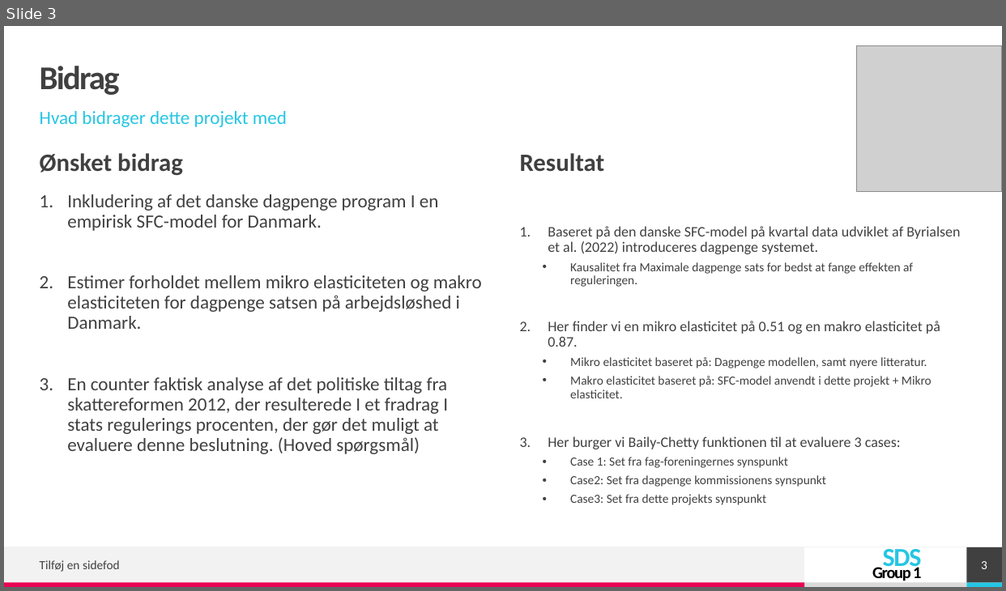
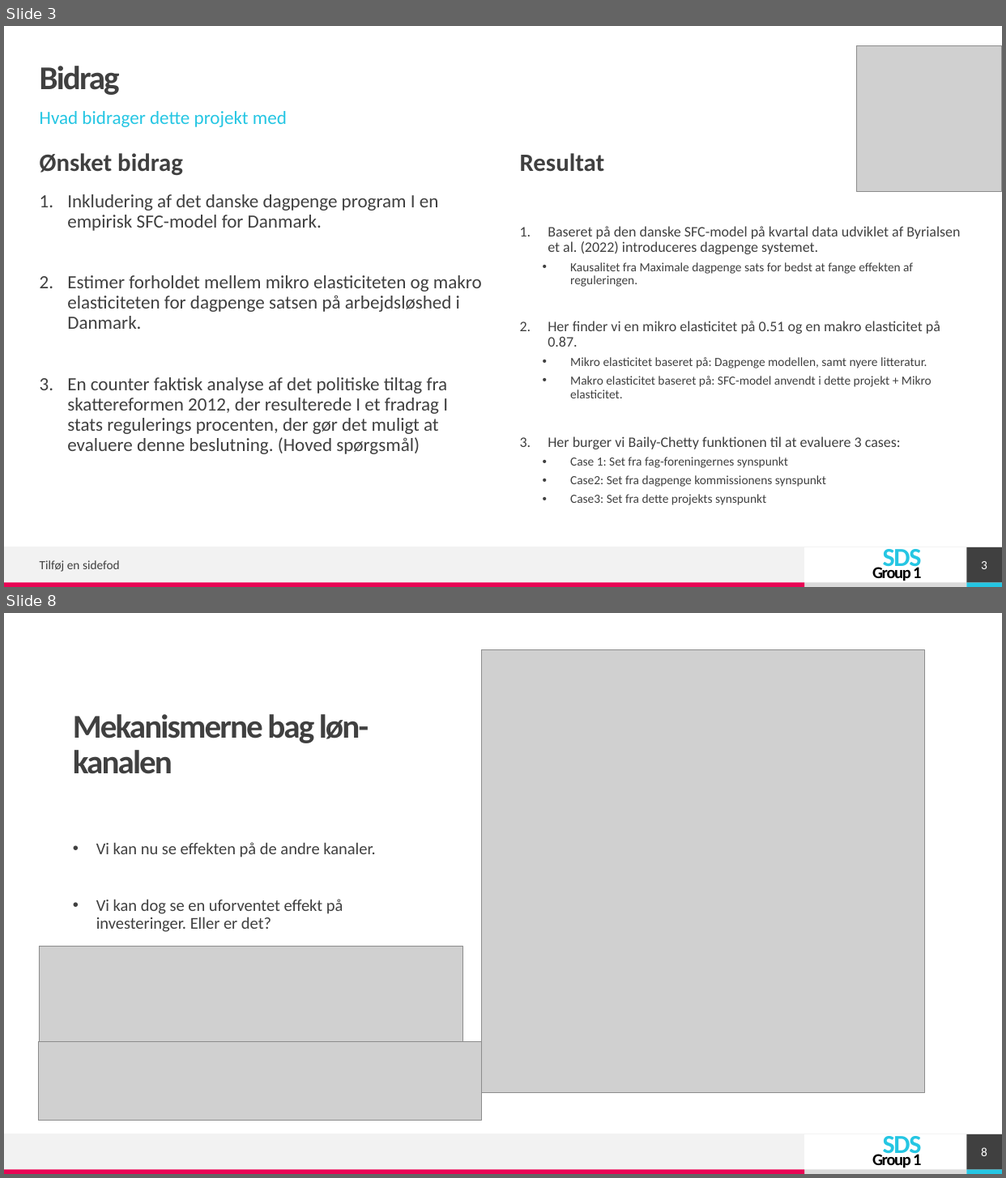
Before and after one commit to simonmig10/komp_r, a slide deck: PP-Eksamen.pptx. Shown one above the other, each under a label of ours: slide 3 before the commit, slides 3 and 8 after it; the slides between them are not shown. The pictures are 1006x591 and 1006x1178 pixels, drawn with LibreOffice and Linux fonts; fonts in the diff are those of the drawing; grey boxes stand for pictures. Boxes give left, top, right and bottom in pixels: in the first picture for what was removed or moved away, otherwise in the second. Text is boxed around its words. In the diff, an @@ line names an element or a change of style, - is before the commit and + after.

```diff
--- a/PP-Eksamen.pptx
+++ b/PP-Eksamen.pptx
@@ slide 8 added at (4,613,1002,1174), background #FFFFFF; not listed: 6 template elements that a slide beside it also shows @@
@@ picture added at (482,649,925,1093) @@
@@ title added at (73,714,368,774), 32 pt, text #404040, bold @@
+Mekanismerne bag løn-kanalen
@@ text added at (96,842,375,932), 16 pt, text #404040 @@
+• Vi kan nu se effekten på de andre kanaler.
+• Vi kan dog se en uforventet effekt på investeringer. Eller er det?
@@ picture added at (39,946,463,1042) @@
@@ picture added at (39,1042,482,1121) @@
@@ page number added at (967,1135,1002,1170), fill #404040, 12 pt, text #FFFFFF @@
+8
```
Also in this commit, not shown: 4 slides changed, 2 other slides added, 2 slides removed.
